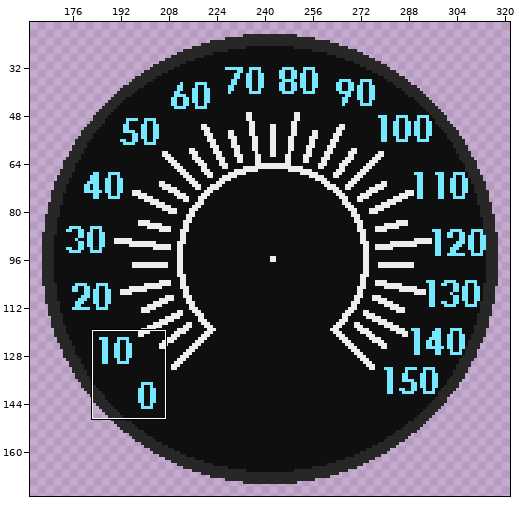
Two versions of one pixel-art file, Assets/Sprites/UI speedometer.ase. Above: a wide view before the commit, with the close-up outlined.
Close-up. First the earlier version:
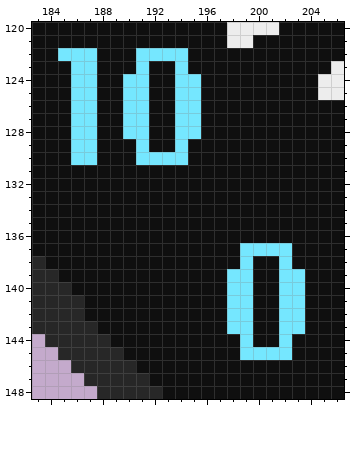
636x200 pixels, 1 frame. Shown: x 183..206, y 120..148. The wide view leaves out empty margins. The commit also changed other parts of the picture, which this record leaves out.
The same view after the edit:
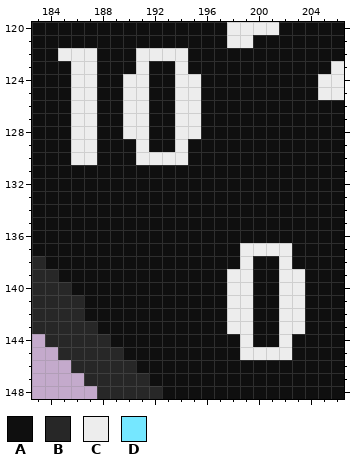
Palette (. is transparent): A #0f0f0f  B #272727  C #ededed  D #75e7ff
Changes in this commit:
Layer "Layer 2":
y 122: x 185..187 DDD -> CCC; x 191..194 DDDD -> CCCC
y 123: x 186..187 DD -> CC; x 191 D -> C; x 194 D -> C
y 124..128: x 186..187 DD -> CC; x 190..191 DD -> CC; x 194..195 DD -> CC
y 129: x 186..187 DD -> CC; x 191 D -> C; x 194 D -> C
y 130: x 186..187 DD -> CC; x 191..194 DDDD -> CCCC
y 137: x 199..202 DDDD -> CCCC
y 138: x 199 D -> C; x 202 D -> C
y 139..143: x 198..199 DD -> CC; x 202..203 DD -> CC
y 144: x 199 D -> C; x 202 D -> C
y 145: x 199..202 DDDD -> CCCC
Changed places in both close-ups, as pixel boxes (x1, y1, x2, y2):
changed: (58, 48, 201, 165)
changed: (227, 243, 305, 360)
